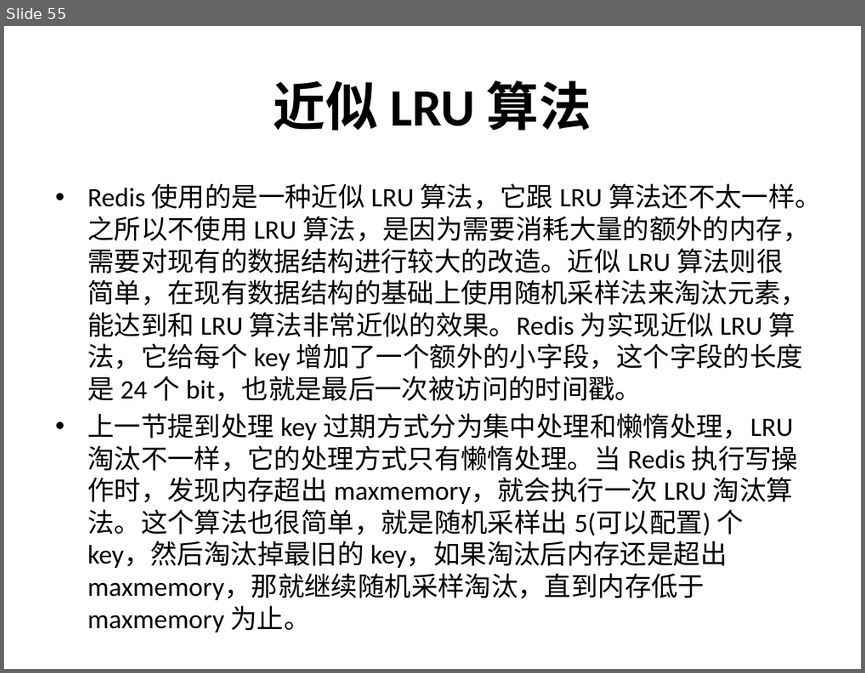
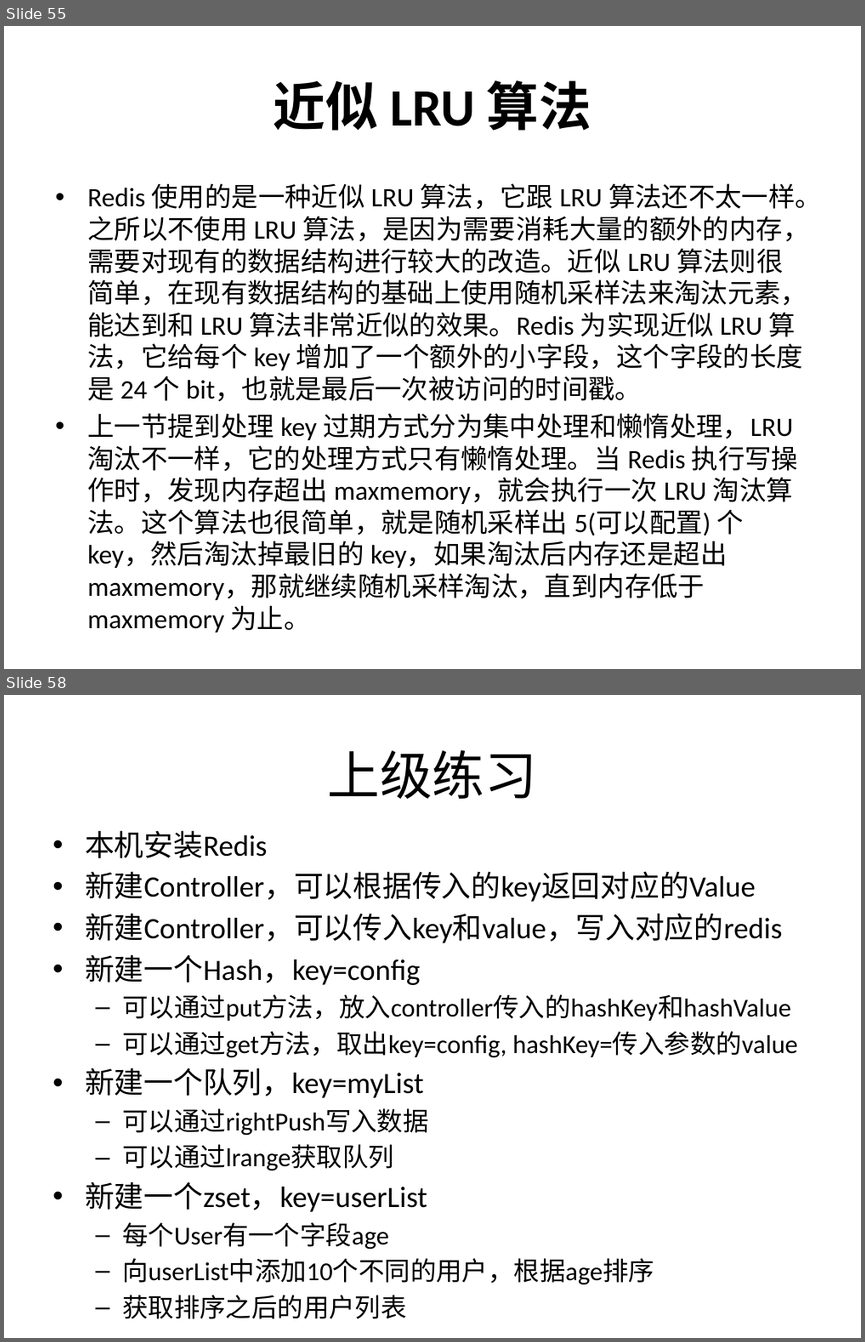
Before and after one commit to airuitian/MicroService, a slide deck: middlerware/Redis介绍及实战.pptx. Shown one above the other, each under a label of ours: slide 55 before the commit, slides 55 and 58 after it; the slides between them are not shown. The pictures are 865x673 and 865x1342 pixels, drawn with LibreOffice and Linux fonts; fonts in the diff are those of the drawing. Boxes give left, top, right and bottom in pixels: in the first picture for what was removed or moved away, otherwise in the second. Text is boxed around its words. In the diff, an @@ line names an element or a change of style, - is before the commit and + after.

```diff
--- a/middlerware/Redis介绍及实战.pptx
+++ b/middlerware/Redis介绍及实战.pptx
@@ slide 58 added at [4, 695, 861, 1338], background #FFFFFF @@
@@ title added at [328, 750, 537, 799], 44 pt, text #000000 @@
+上级练习
@@ text added at [85, 830, 797, 1319], 21.7 pt, text #000000 @@
+• 本机安装Redis
+• 新建Controller，可以根据传入的key返回对应的Value
+• 新建Controller，可以传入key和value，写入对应的redis
+• 新建一个Hash，key=config
+  – 可以通过put方法，放入controller传入的hashKey和hashValue
+  – 可以通过get方法，取出key=config, hashKey=传入参数的value
+• 新建一个队列，key=myList
+  – 可以通过rightPush写入数据
+  – 可以通过lrange获取队列
+• 新建一个zset，key=userList
+  – 每个User有一个字段age
+  – 向userList中添加10个不同的用户，根据age排序
+  – 获取排序之后的用户列表
```
Also in this commit, not shown: 1 slide changed, 3 other slides added, 1 slide removed, 8 other files.
